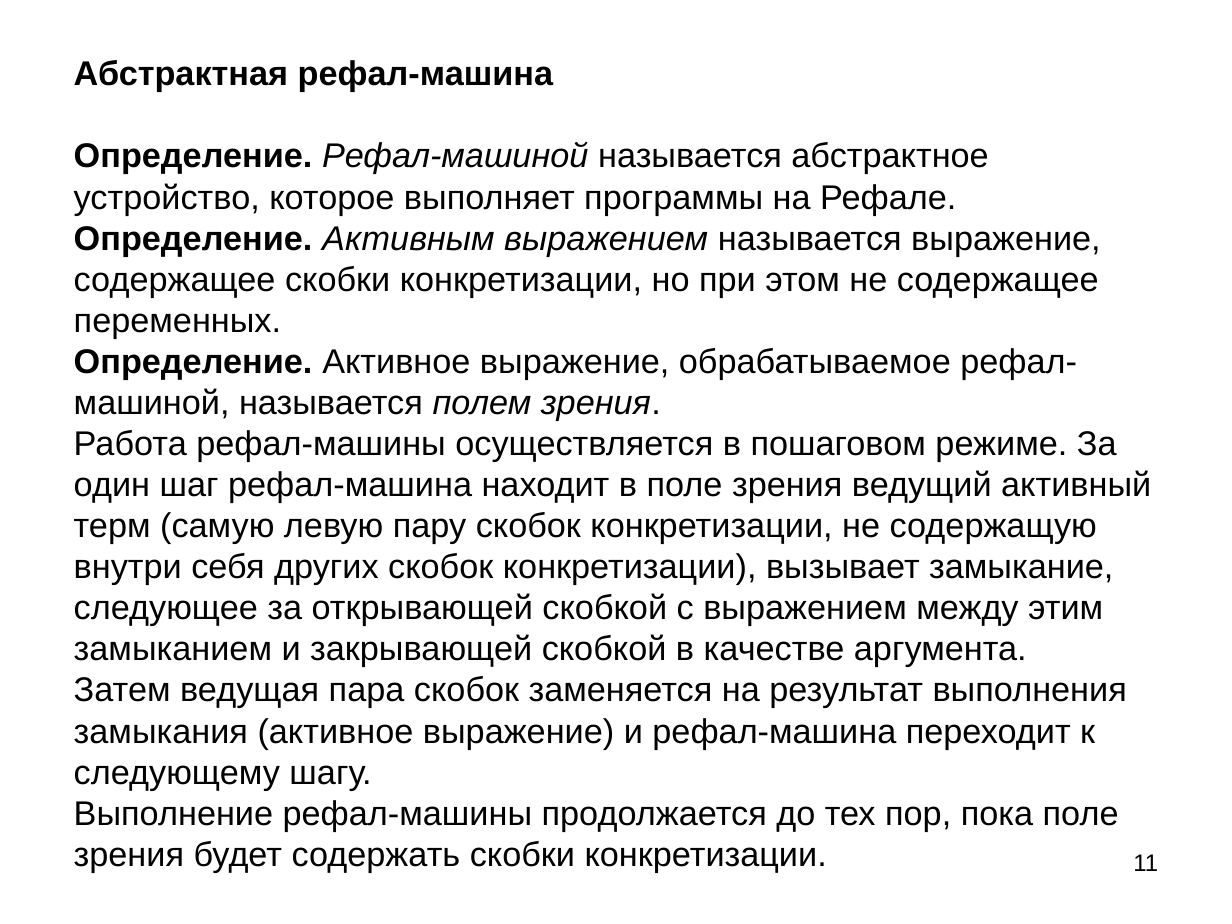
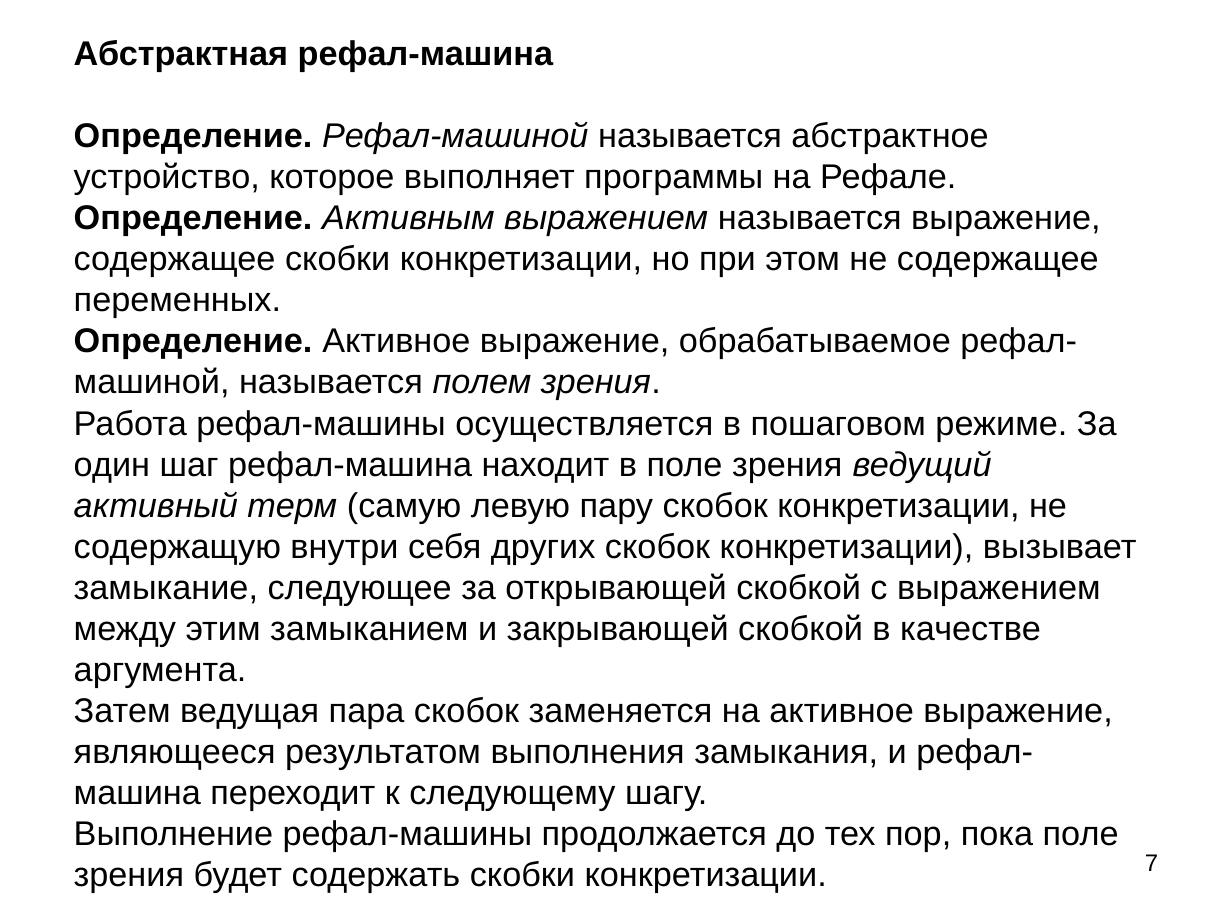
Before and after one commit to bmstu-iu9/refal-5-lambda, a slide deck: slide 7 of doc/Компилятор Простого Рефала.ppt (slide 11 before the commit). Drawn at 1232x924 pixels with LibreOffice and Linux fonts; fonts in the diff are those of the drawing. Boxes give left, top, right and bottom in pixels: in the first picture for what was removed or moved away, otherwise in the second. Text is boxed around its words. In the diff, an @@ line names an element or a change of style, - is before the commit and + after.

```diff
--- a/doc/Компилятор Простого Рефала.ppt
+++ b/doc/Компилятор Простого Рефала.ppt
@@ title at (74, 40, 1137, 893): text changed @@
-Абстрактная рефал-машина
-Определение. Рефал-машиной называется абстрактное устройство, которое выполняет программы на Рефале.
-Определение. Активным выражением называется выражение, содержащее скобки конкретизации, но при этом не содержащее переменных.
-Определение. Активное выражение, обрабатываемое рефал-машиной, называется полем зрения.
-Работа рефал-машины осуществляется в пошаговом режиме. За один шаг рефал-машина находит в поле зрения ведущий активный терм (самую левую пару скобок конкретизации, не содержащую внутри себя других скобок конкретизации), вызывает замыкание, следующее за открывающей скобкой с выражением между этим замыканием и закрывающей скобкой в качестве аргумента.
-Затем ведущая пара скобок заменяется на результат выполнения замыкания (активное выражение) и рефал-машина переходит к следующему шагу.
-Выполнение рефал-машины продолжается до тех пор, пока поле зрения будет содержать скобки конкретизации.
+Абстрактная рефал-машина
+Определение. Рефал-машиной называется абстрактное устройство, которое выполняет программы на Рефале.
+Определение. Активным выражением называется выражение, содержащее скобки конкретизации, но при этом не содержащее переменных.
+Определение. Активное выражение, обрабатываемое рефал-машиной, называется полем зрения.
+Работа рефал-машины осуществляется в пошаговом режиме. За один шаг рефал-машина находит в поле зрения ведущий активный терм (самую левую пару скобок конкретизации, не содержащую внутри себя других скобок конкретизации), вызывает замыкание, следующее за открывающей скобкой с выражением между этим замыканием и закрывающей скобкой в качестве аргумента.
+Затем ведущая пара скобок заменяется на активное выражение, являющееся результатом выполнения замыкания, и рефал-машина переходит к следующему шагу.
+Выполнение рефал-машины продолжается до тех пор, пока поле зрения будет содержать скобки конкретизации.
@@ page number at (1145, 854, 1158, 871): text changed @@
-11
+7
```
Also in this commit, not shown: 8 other slides changed, 7 slides added, 3 slides removed, 6 other files.
